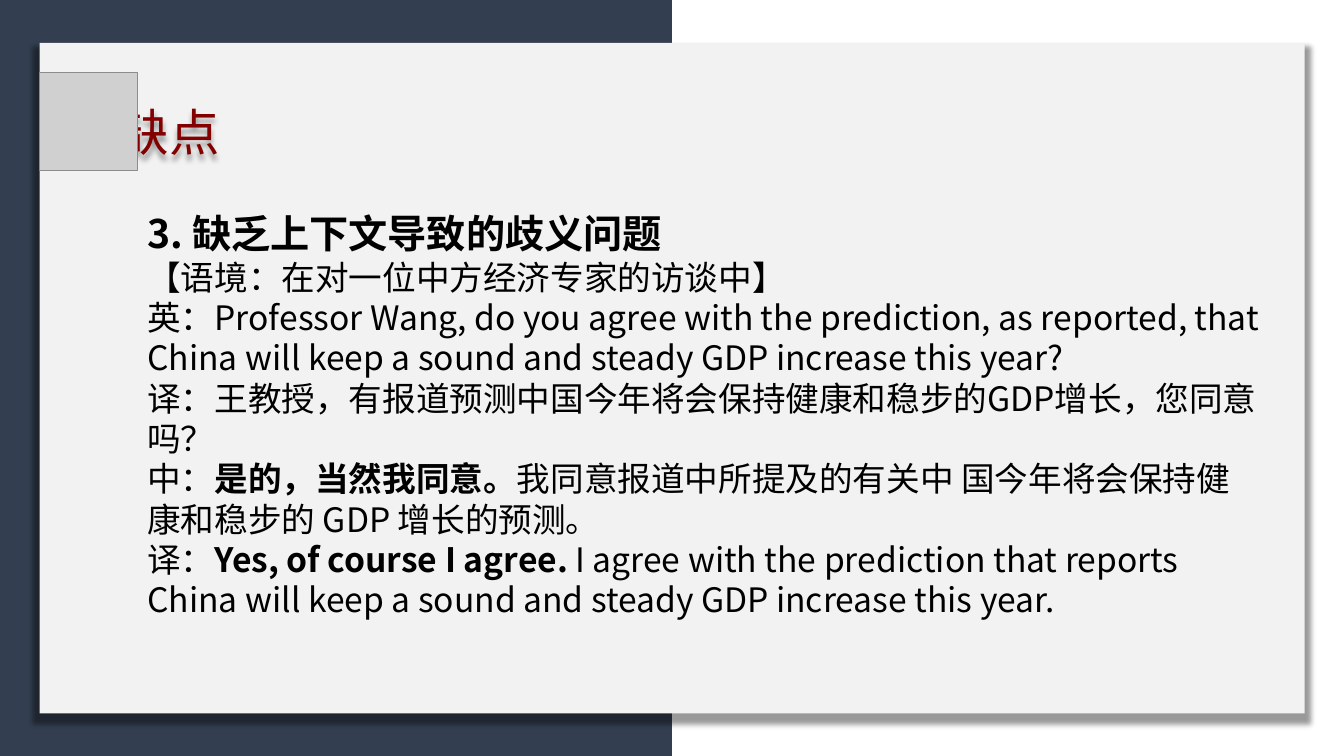
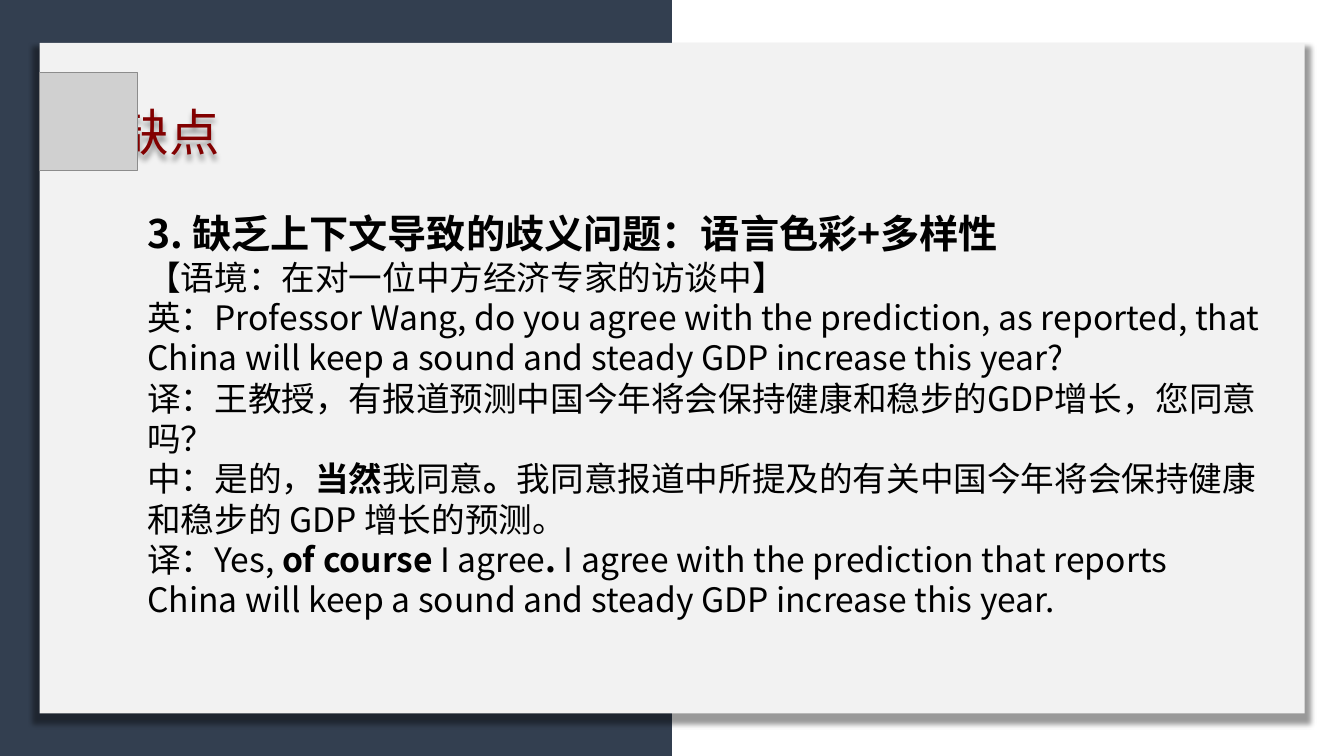
Before and after one commit to licheng0573/RosettaStone, a slide deck: slide 21 of 二组展示_10_24.pptx (slide 20 before the commit). Drawn at 1344x756 pixels with LibreOffice and Linux fonts; fonts in the diff are those of the drawing; grey boxes stand for pictures. Boxes give left, top, right and bottom in pixels: in the first picture for what was removed or moved away, otherwise in the second. Text is boxed around its words. In the diff, an @@ line names an element or a change of style, - is before the commit and + after.

```diff
--- a/二组展示_10_24.pptx
+++ b/二组展示_10_24.pptx
@@ text at <box>147,214,1259,620</box>: text changed @@
-3. 缺乏上下文导致的歧义问题
-【语境：在对一位中方经济专家的访谈中】
-英：Professor Wang, do you agree with the prediction, as reported, that China will keep a sound and steady GDP increase this year?
-译：王教授，有报道预测中国今年将会保持健康和稳步的GDP增长，您同意吗？
-中：是的，当然我同意。我同意报道中所提及的有关中 国今年将会保持健康和稳步的 GDP 增长的预测。
-译：Yes, of course I agree. I agree with the prediction that reports China will keep a sound and steady GDP increase this year.
+3. 缺乏上下文导致的歧义问题：语言色彩+多样性
+【语境：在对一位中方经济专家的访谈中】
+英：Professor Wang, do you agree with the prediction, as reported, that China will keep a sound and steady GDP increase this year?
+译：王教授，有报道预测中国今年将会保持健康和稳步的GDP增长，您同意吗？
+中：是的，当然我同意。我同意报道中所提及的有关中国今年将会保持健康和稳步的 GDP 增长的预测。
+译：Yes, of course I agree. I agree with the prediction that reports China will keep a sound and steady GDP increase this year.
```
Also in this commit, not shown: 9 other slides changed, 2 slides added.
